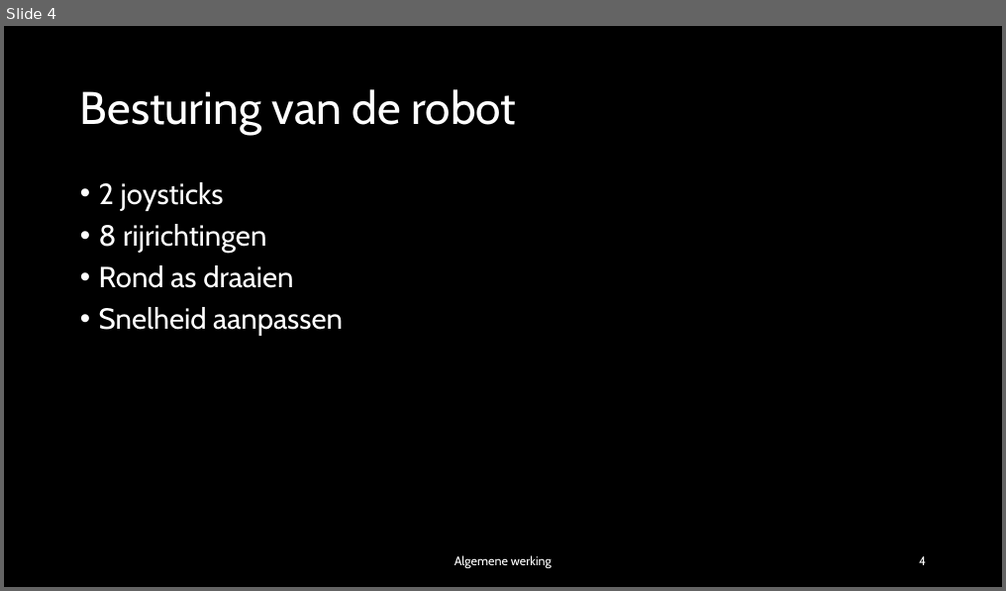
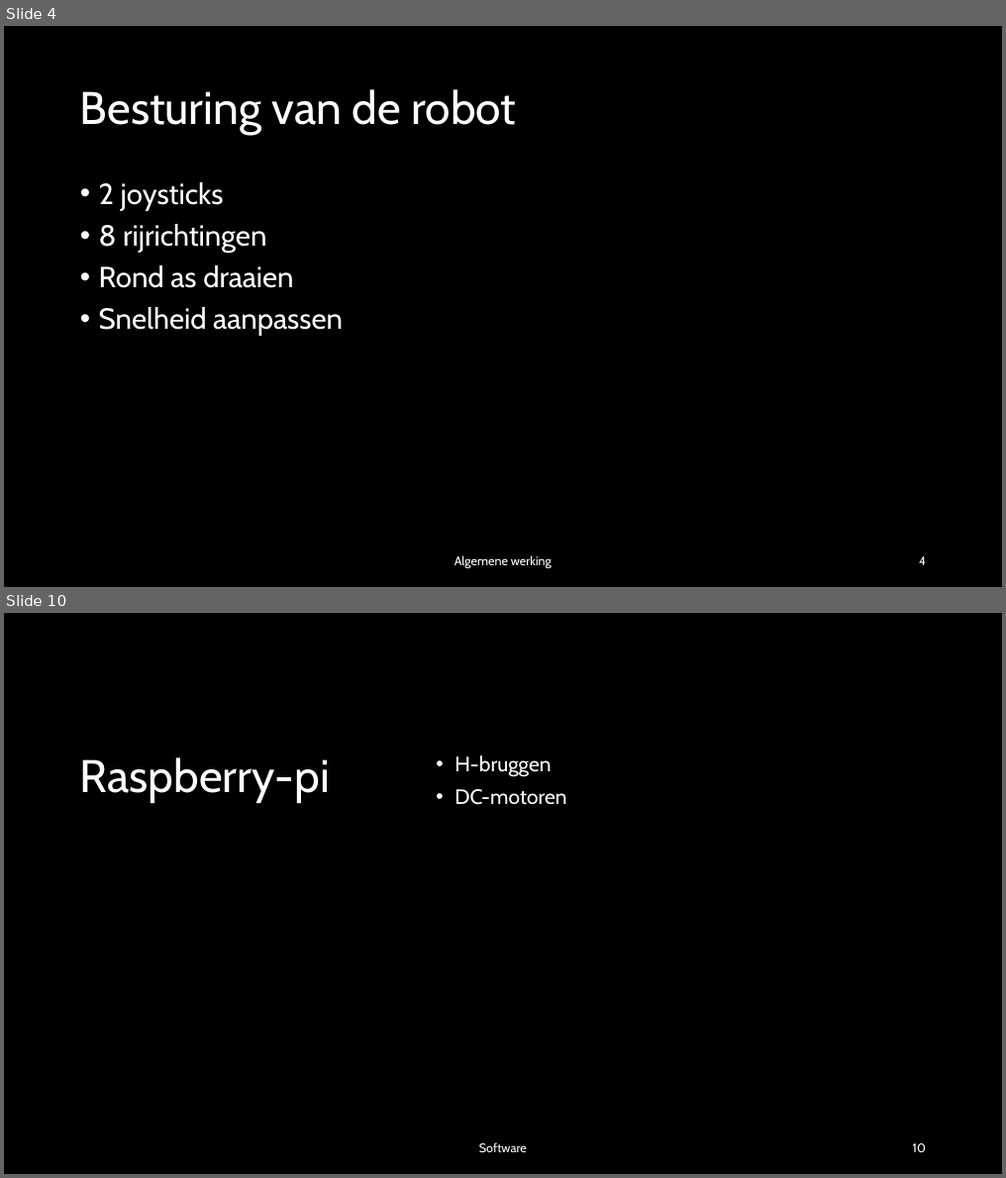
Before and after one commit to Nowie69/Eindproject-Robot-6ICW, a slide deck: Robot met mecanum wheels.pptx. Shown one above the other, each under a label of ours: slide 4 before the commit, slides 4 and 10 after it; the slides between them are not shown. The pictures are 1006x591 and 1006x1178 pixels, drawn with LibreOffice and Linux fonts; fonts in the diff are those of the drawing; background and template pictures are left out; a plain dark background stands for a picture behind light text. Boxes give left, top, right and bottom in pixels: in the first picture for what was removed or moved away, otherwise in the second. Text is boxed around its words. In the diff, an @@ line names an element or a change of style, - is before the commit and + after.

```diff
--- a/Robot met mecanum wheels.pptx
+++ b/Robot met mecanum wheels.pptx
@@ slide 10 added at (x1=4, y1=613, x2=1002, y2=1174), background picture (left out) @@
@@ rectangle added at (x1=4, y1=613, x2=1002, y2=1174), fill #000000 @@
@@ title added at (x1=80, y1=758, x2=330, y2=803), 44 pt, text #FFFFFF @@
+Raspberry-pi
@@ text added at (x1=454, y1=756, x2=566, y2=805), 20 pt, text #FFFFFF @@
+• H-bruggen
+• DC-motoren
@@ text added at (x1=479, y1=1143, x2=527, y2=1153), 12 pt, text #FFFFFF @@
+Software
@@ page number added at (x1=913, y1=1144, x2=926, y2=1153), 12 pt, text #FFFFFF @@
+10
```
Also in this commit, not shown: 3 slides changed, 7 other slides added, 1 other file.
